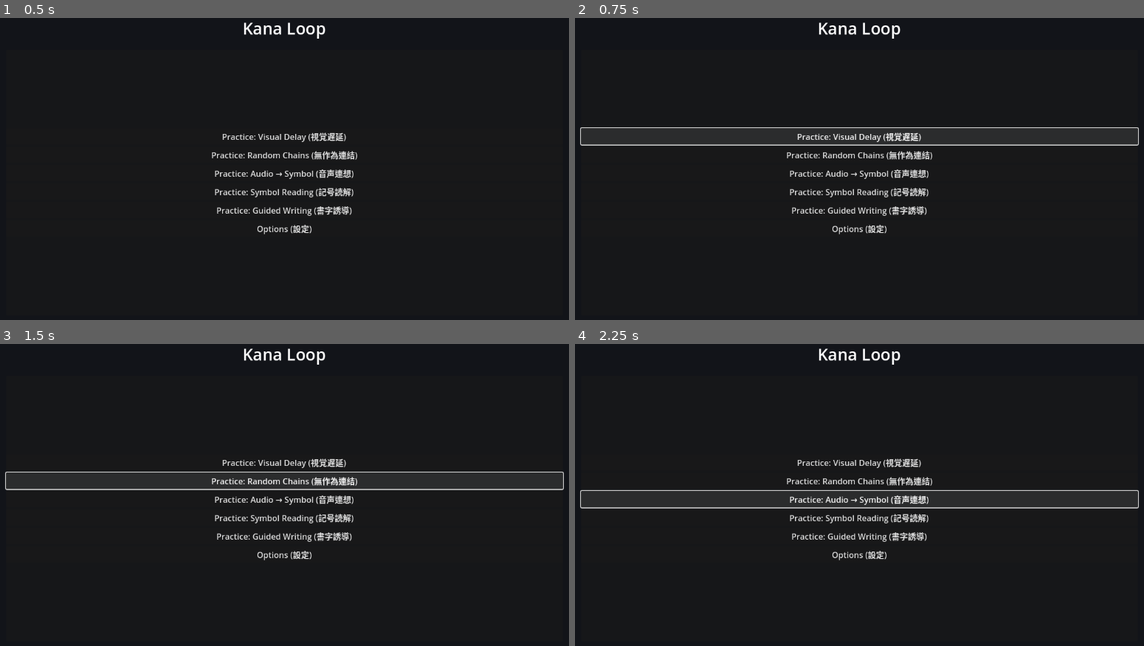
Above: before the commit, frames 1-4 (two rows, left to right).
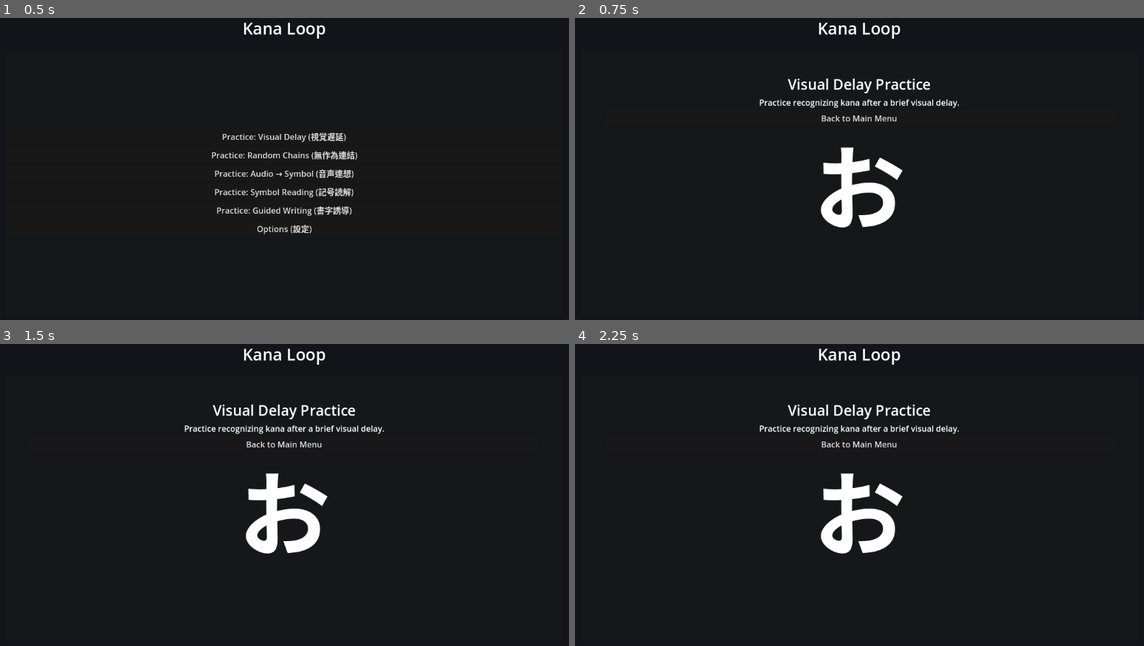
Above: after the commit, the same moments.

Repository: Salty-Scorpon/KanaLoop
Game: Godot game, scene res://KanaLoop.tscn
Same seed, same stepped clock (60 frames per second), same inputs: the game is played once before the commit and once after it.
Inputs (mouse positions are in pixels of both pictures, inside the frame that each line leads up to):
- Up to frame 1 (0.5 s): no input
- Up to frame 2 (0.75 s): click "Practice: Visual Delay (視覚遅延)" at 0.5 s
- Up to frame 3 (1.5 s): click (284, 479) at 1.25 s, where only the run before the commit has a clickable "Practice: Random Chains (無作為連…"
- Up to frame 4 (2.25 s): click (859, 498) at 2 s, where only the run before the commit has a clickable "Practice: Audio → Symbol (音声連…"

Frame 1 is identical in both runs. In frame 2, 5.3% of the frame differs, in the area x 0-100%, y 20-72%; in frame 3, 5.0%; in frame 4, 5.2%.
Error before the commit: Parse Error: Could not preload resource file "res://KanaReadingPractice.tscn". (res://KanaLoop/kana_loop_menu.gd:88)

Commit message:
Fix label font size overrides

Diff:
--- a/kana-loop/KanaReadingPractice.tscn
+++ b/kana-loop/KanaReadingPractice.tscn
@@ -41,8 +41,7 @@
 horizontal_alignment = 1
 vertical_alignment = 1
 text = "あ"
-[font_size_override]
-font_size = 144
+theme_override_font_sizes/font_size = 144
 
 [node name="StatusLabel" type="Label" parent="."]
 anchor_left = 0.5
@@ -58,8 +57,7 @@
 horizontal_alignment = 1
 vertical_alignment = 1
 text = "Speak now"
-[font_size_override]
-font_size = 36
+theme_override_font_sizes/font_size = 36
 
 [node name="AnimationPlayer" type="AnimationPlayer" parent="."]
 
